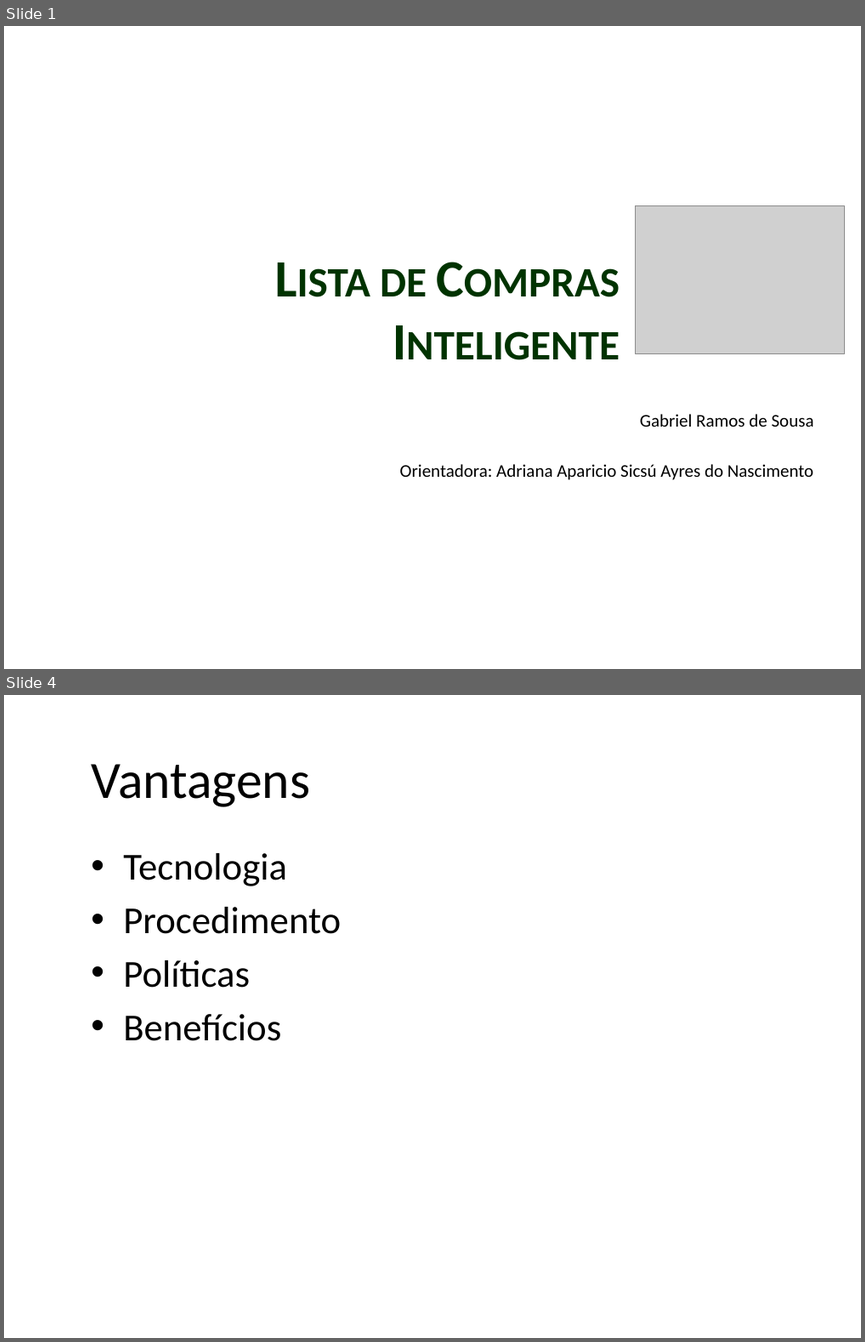
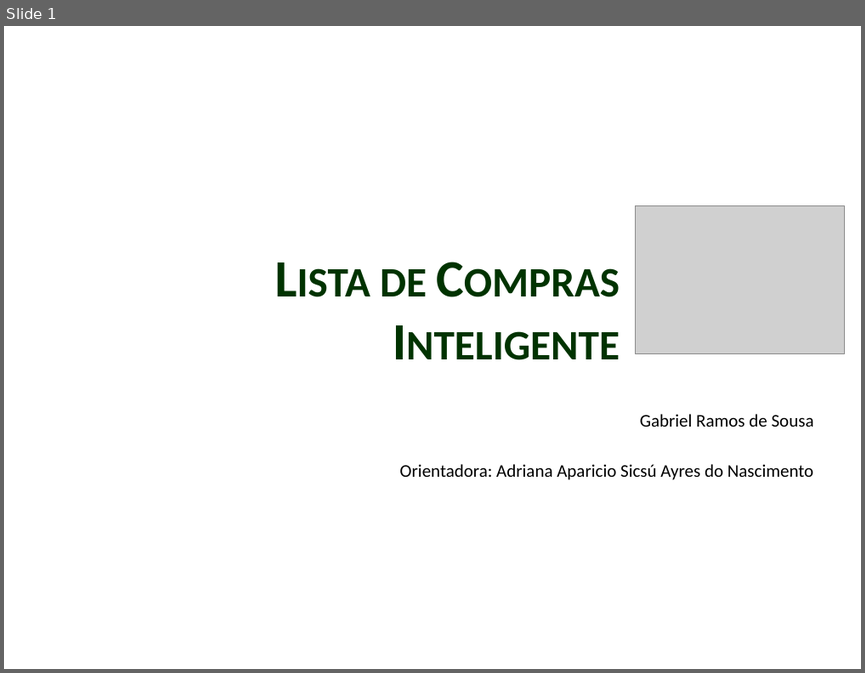
Before and after one commit to ramos1gabriel/tcc-uva, a slide deck: apresentacao_M1/TCC.pptx. Shown one above the other, each under a label of ours: slides 1 and 4 before the commit, slide 1 after it; the slides between them are not shown. The pictures are 865x1342 and 865x673 pixels, drawn with LibreOffice and Linux fonts; fonts in the diff are those of the drawing; grey boxes stand for pictures; background and template pictures are left out. Boxes give left, top, right and bottom in pixels: in the first picture for what was removed or moved away, otherwise in the second. Text is boxed around its words. In the diff, an @@ line names an element or a change of style, - is before the commit and + after.

```diff
--- a/apresentacao_M1/TCC.pptx
+++ b/apresentacao_M1/TCC.pptx
@@ slide 4 removed at box(4, 695, 861, 1338), background picture (left out) @@
@@ title removed at box(91, 764, 310, 807) @@
-Vantagens
@@ text removed at box(123, 853, 341, 1041) @@
-• Tecnologia
-• Procedimento
-• Políticas
-• Benefícios
```
Also in this commit, not shown: 4 slides changed, 2 slides added, 10 other files.
